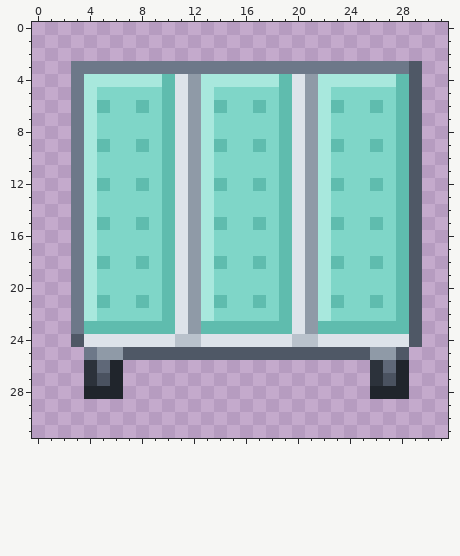
File history of a pixel-art file, src/media/photos/sprites/room/privacy_screen.aseprite. The picture above was drawn from the file before the commit.
32x32 pixels, 1 frame.
After:
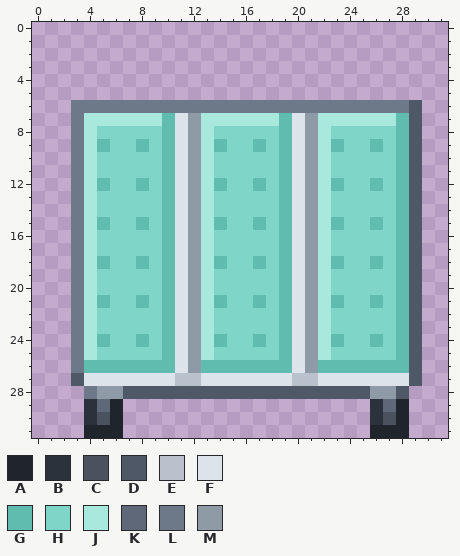
Palette (. is transparent): A #20252c  B #2c323b  C #4a5260  D #4f5866  E #b9c2cc  F #dde3ea  G #5fbcae  H #7fd6c8  J #a8e8dd  K #5f6878  L #6d7889  M #8f9aa7
What changed:
The author put colour A in rows 29 to 30 at x 6 and 28; in row 31 at x 4 to 6 and 26 to 28.
The author put colour B in rows 29 to 30 at x 4 and 26.
The author put colour C in row 30 at x 5 and 27.
The author put colour D in rows 25 to 26 at x 29; in row 27 at x 3 and 29; in row 28 at x 7 to 25.
Colour A becomes colour D in row 28 at x 28.
The author put colour E in row 27 at x 11 to 12 and 20 to 21.
The author put colour F in row 26 at x 11 and 20; in row 27 at x 7 to 10, 13 to 19 and 22 to 25.
Colour A becomes colour F in row 27 at x 6 and 28.
Colour B becomes colour F in row 27 at x 4 and 26.
Colour C becomes colour F in row 27 at x 5 and 27.
Colour D becomes colour F in row 25 at x 11 and 20.
Colour E becomes colour F in row 24 at x 11 and 20.
The author put colour G in row 26 at x 7 to 10, 13 to 19 and 22 to 25.
Colour A becomes colour G in row 26 at x 6 and 28.
Colour B becomes colour G in row 26 at x 4 and 26.
Colour D becomes colour G in row 25 at x 10, 19 and 28.
Colour F becomes colour G in row 24 at x 5, 8, 10, 14, 17, 19, 23, 26 and 28.
Colour K becomes colour G in row 26 at x 5 and 27.
Colour D becomes colour H in row 25 at x 7 to 9, 14 to 18 and 23 to 25.
Colour F becomes colour H in row 24 at x 6 to 7, 9, 15 to 16, 18, 24 to 25 and 27.
Colour G becomes colour H in row 23 at x 5 to 9, 14 to 18 and 23 to 27.
Colour M becomes colour H in row 25 at x 5 to 6 and 26 to 27.
Colour D becomes colour J in row 25 at x 13 and 22.
Colour F becomes colour J in row 24 at x 4, 13 and 22.
Colour G becomes colour J in row 23 at x 4, 13 and 22.
Colour H becomes colour J in row 7 at x 5 to 9, 14 to 18 and 23 to 27.
Colour L becomes colour J in row 25 at x 4.
The author put colour K in row 29 at x 5 and 27.
The author put colour L in rows 25 to 26 at x 3.
Colour A becomes colour L in row 28 at x 4.
Colour D becomes colour L in row 24 at x 3.
Colour F becomes colour L in row 6 at x 11 and 20.
Colour G becomes colour L in row 6 at x 5, 8, 10, 14, 17, 19, 23, 26 and 28.
Colour H becomes colour L in row 6 at x 6 to 7, 9, 15 to 16, 18, 24 to 25 and 27.
Colour J becomes colour L in row 6 at x 4, 13 and 22.
Colour M becomes colour L in row 6 at x 12 and 21.
The author put colour M in row 26 at x 12 and 21.
Colour A becomes colour M in row 28 at x 5 to 6 and 26 to 27.
Colour D becomes colour M in row 25 at x 12 and 21.
Colour E becomes colour M in row 24 at x 12 and 21.
The edit erases colour D in rows 3 to 5 at x 29.
The edit erases colour F in rows 4 to 5 at x 11 and 20.
The edit erases colour G in rows 4 to 5 at x 10, 19 and 28.
The edit erases colour H in row 5 at x 5 to 9, 14 to 18 and 23 to 27.
The edit erases colour J in row 4 at x 4 to 9, 13 to 18 and 22 to 27; in row 5 at x 4, 13 and 22.
The edit erases colour L in row 3 at x 3 to 28; in rows 4 to 5 at x 3.
The edit erases colour M in rows 4 to 5 at x 12 and 21.
Pixel boxes of the changes (left, top, right, bottom) in both pictures:
changed: (71, 61, 422, 126)
changed: (71, 321, 422, 438)
